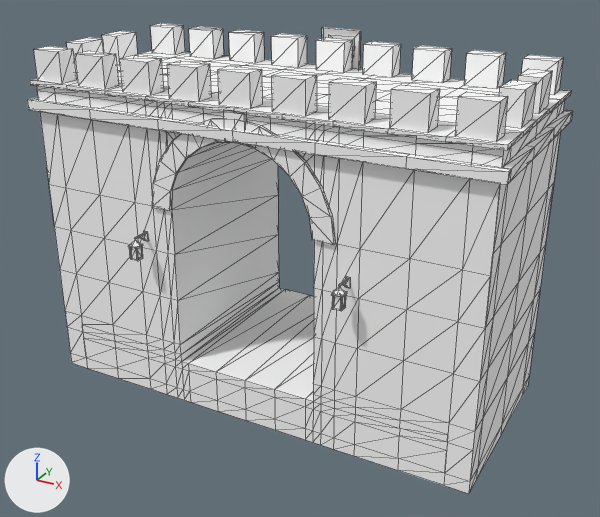
An edit to the glTF model games/yorimichi/assets/belmonte/meshes/SM_BM_BH_Porta_NW.glb, drawn before and after from the same camera.
Rendered twice from a camera (50 mm lens) standing at (11.65, -20.78, 12.65) and looking at (0.47, -0.44, 2.48). Lighting does not change. The marker at lower left points along +X, +Y and +Z. The older version comes first. Mesh edges are drawn as thin lines. Vertices at exactly the same position are counted once.

The first picture shows 'SM_BM_BH_Porta_NW'.
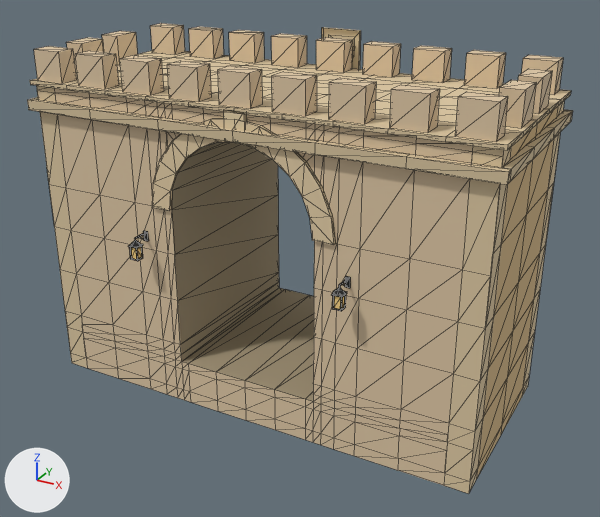
Changed parts and their boxes [x1, y1, x2, y2] in the pictures (600 x 517 px):
part 1 of me_sm_bh_porta_nw, recoloured (white to beige): [27, 23, 573, 494] in both
part 2 of me_sm_bh_porta_nw, recoloured (darker): [128, 231, 351, 402] in both

The change, as a list of edits to the scene's bpy script:
```text
Change me_sm_bh_porta_nw:
    where me_sm_bh_porta_nw.from_pydata(...)  # 1223 vertices, 1989 faces; spans x -7.22..7.22, y -3.69..3.22, z -2.0..8.8
    used by ob_sm_bm_bh_porta_nw; location = (0.0, 0.0, 0.0)
    me_sm_bh_porta_nw part 1: 1760 faces centred in x -7.22..7.22, y -3.6..3.22, z -1.87..8.8 are repainted in the vertex colours; the middle colour goes from white #ffffff to beige #dec7a5
    me_sm_bh_porta_nw part 2: 229 faces centred in x -3.45..3.45, y -3.65..3.1, z -0.6..8.4 are repainted in the vertex colours; the middle colour goes from white #ffffff to black #212121
```
